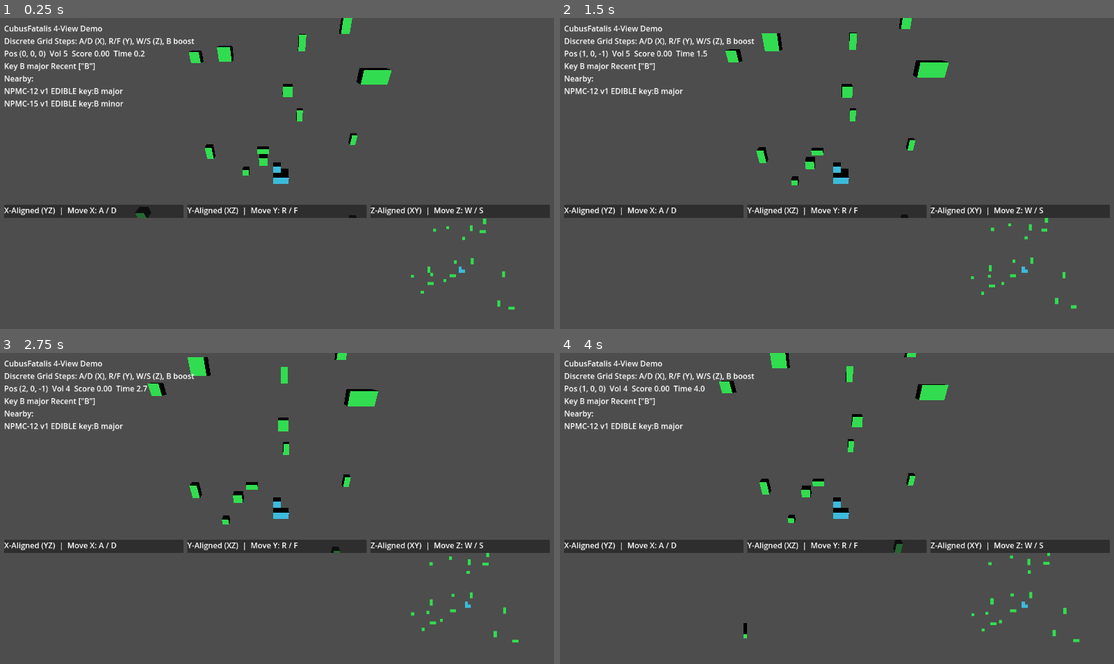
Above: before the commit, frames 1-4 (two rows, left to right).
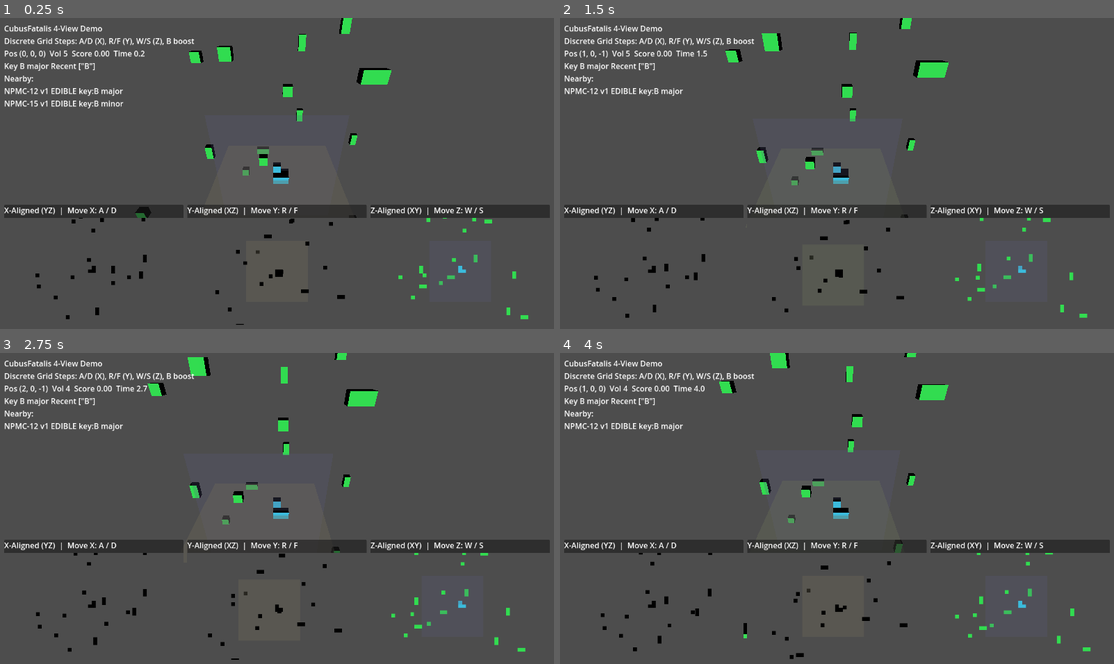
Above: after the commit, the same moments.

Repository: turtlestacker/cubusfatalis
Game: Godot game, scene res://godot/scenes/Main.tscn
Two runs of this game, one before a commit and one after it. Both use one fixed random seed, a clock stepped at 60 frames per second and the inputs below.
Inputs:
- Up to frame 1 (0.25 s): no input
- Up to frame 2 (1.5 s): tap Enter at 0.5 s; hold D 0.53-1.28 s; tap R at 0.6 s; hold S from 1.28 s (still down); tap F at 1.35 s
- Up to frame 3 (2.75 s): release S at 2.03 s; hold D from 2.03 s (still down); tap B at 2.1 s
- Up to frame 4 (4 s): release D at 2.78 s; hold W 2.78-3.53 s; tap R at 2.85 s; hold A from 3.53 s (still down); tap F at 3.6 s

The runs differ from the first frame. In frame 1, 0.9% of the frame differs, in the area x 6-96%, y 31-99%; in frame 2, 1.0%, in the area x 6-96%, y 32-97%; in frame 3, 1.0%; in frame 4, 1.0%.

Commit message:
Update spec for four-view mode and fix empty X/Y aligned views

Diff:
--- a/godot/scenes/Main.tscn
+++ b/godot/scenes/Main.tscn
@@ -52,6 +52,7 @@
 size = Vector2i(512, 300)
 render_target_update_mode = 4
 transparent_bg = false
+disable_3d = false
 
 [node name="XPanel2" type="PanelContainer" parent="CanvasLayer/AxisViews"]
 size_flags_horizontal = 3
@@ -71,6 +72,7 @@
 size = Vector2i(512, 300)
 render_target_update_mode = 4
 transparent_bg = false
+disable_3d = false
 
 [node name="XPanel3" type="PanelContainer" parent="CanvasLayer/AxisViews"]
 size_flags_horizontal = 3
@@ -90,3 +92,4 @@
 size = Vector2i(512, 300)
 render_target_update_mode = 4
 transparent_bg = false
+disable_3d = false
--- a/godot/scripts/main.gd
+++ b/godot/scripts/main.gd
@@ -2,6 +2,10 @@
 
 var sim: WorldSim = WorldSim.new()
 var meshes: Dictionary = {}
+
+var x_cam: Camera3D
+var y_cam: Camera3D
+var z_cam: Camera3D
 
 @onready var hud: Label = $CanvasLayer/HUD
 @onready var cam: Camera3D = $Camera3D
@@ -13,6 +17,7 @@
 	sim.spawn_player("Corner")
 	sim.fill_npmcs()
 	_setup_axis_cameras()
+	_spawn_reference_grids()
 	_render_all()
 
 func _process(delta: float) -> void:
@@ -23,6 +28,7 @@
 	if not p.is_empty():
 		cam.global_position = p["pos"] + Vector3(0, 16, 22)
 		cam.look_at(p["pos"], Vector3.UP)
+		_update_axis_cameras(Vector3(p["pos"]))
 
 func _unhandled_input(event: InputEvent) -> void:
 	if not (event is InputEventKey):
@@ -46,32 +52,68 @@
 		sim.boost_player()
 
 func _setup_axis_cameras() -> void:
-	var x_cam := Camera3D.new()
+	x_view.world_3d = get_viewport().world_3d
+	y_view.world_3d = get_viewport().world_3d
+	z_view.world_3d = get_viewport().world_3d
+
+	x_cam = Camera3D.new()
 	x_cam.projection = Camera3D.PROJECTION_ORTHOGONAL
-	x_cam.size = 35.0
-	x_cam.position = Vector3(60, 0, 0)
-	x_cam.look_at(Vector3.ZERO, Vector3.UP)
+	x_cam.size = 28.0
 	x_view.add_child(x_cam)
 	x_cam.current = true
-	x_view.world_3d = get_viewport().world_3d
 
-	var y_cam := Camera3D.new()
+	y_cam = Camera3D.new()
 	y_cam.projection = Camera3D.PROJECTION_ORTHOGONAL
-	y_cam.size = 35.0
-	y_cam.position = Vector3(0, 60, 0)
-	y_cam.look_at(Vector3.ZERO, Vector3.BACK)
+	y_cam.size = 28.0
 	y_view.add_child(y_cam)
 	y_cam.current = true
-	y_view.world_3d = get_viewport().world_3d
 
-	var z_cam := Camera3D.new()
+	z_cam = Camera3D.new()
 	z_cam.projection = Camera3D.PROJECTION_ORTHOGONAL
-	z_cam.size = 35.0
-	z_cam.position = Vector3(0, 0, 60)
-	z_cam.look_at(Vector3.ZERO, Vector3.UP)
+	z_cam.size = 28.0
 	z_view.add_child(z_cam)
 	z_cam.current = true
-	z_view.world_3d = get_viewport().world_3d
+
+	_update_axis_cameras(Vector3.ZERO)
+
+func _update_axis_cameras(center: Vector3) -> void:
+	x_cam.global_position = center + Vector3(40, 0, 0)
+	x_cam.look_at(center, Vector3.UP)
+
+	y_cam.global_position = center + Vector3(0, 40, 0)
+	y_cam.look_at(center, Vector3.FORWARD)
+
+	z_cam.global_position = center + Vector3(0, 0, 40)
+	z_cam.look_at(center, Vector3.UP)
+
+func _spawn_reference_grids() -> void:
+	var grid_xy := MeshInstance3D.new()
+	grid_xy.mesh = PlaneMesh.new()
+	grid_xy.rotation_degrees = Vector3(-90, 0, 0)
+	grid_xy.scale = Vector3(8, 8, 8)
+	grid_xy.material_override = _grid_material(Color(0.35, 0.35, 0.5, 0.25))
+	add_child(grid_xy)
+
+	var grid_yz := MeshInstance3D.new()
+	grid_yz.mesh = PlaneMesh.new()
+	grid_yz.rotation_degrees = Vector3(0, 90, 0)
+	grid_yz.scale = Vector3(8, 8, 8)
+	grid_yz.material_override = _grid_material(Color(0.35, 0.5, 0.35, 0.2))
+	add_child(grid_yz)
+
+	var grid_xz := MeshInstance3D.new()
+	grid_xz.mesh = PlaneMesh.new()
+	grid_xz.scale = Vector3(8, 8, 8)
+	grid_xz.material_override = _grid_material(Color(0.5, 0.35, 0.35, 0.2))
+	add_child(grid_xz)
+
+func _grid_material(color: Color) -> StandardMaterial3D:
+	var mat := StandardMaterial3D.new()
+	mat.shading_mode = BaseMaterial3D.SHADING_MODE_UNSHADED
+	mat.albedo_color = color
+	mat.transparency = BaseMaterial3D.TRANSPARENCY_ALPHA
+	mat.cull_mode = BaseMaterial3D.CULL_DISABLED
+	return mat
 
 func _render_all() -> void:
 	for k in meshes.keys():
Not shown, changed: spec.md
